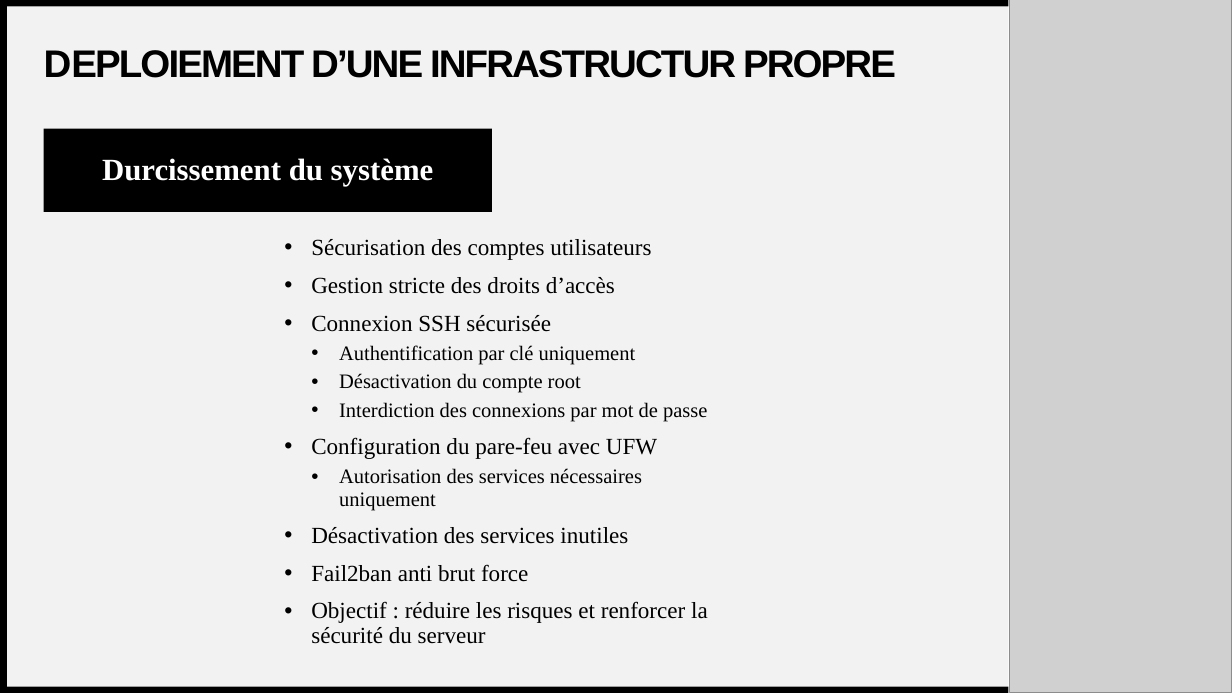
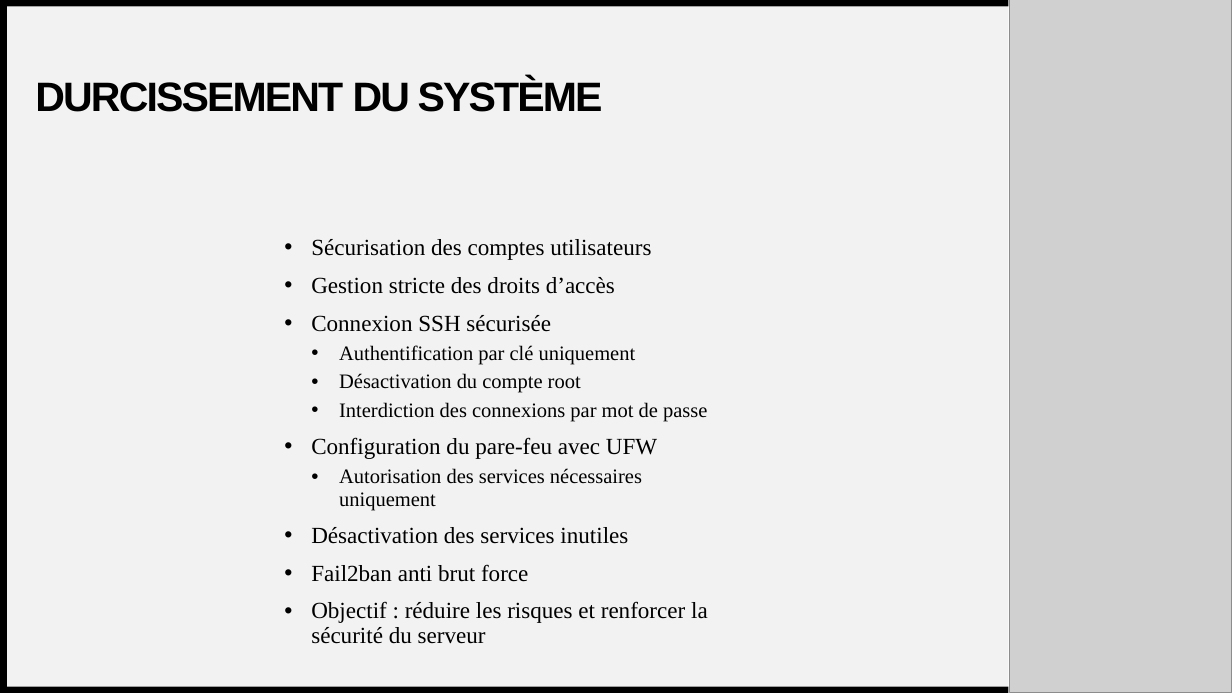
Before and after one commit to Virellon/Projet-Securite-SI, a slide deck: slide 6 of Presentation AEGIS PROJECT 0.pptx (slide 5 before the commit). Drawn at 1232x693 pixels with LibreOffice and Linux fonts; fonts in the diff are those of the drawing; grey boxes stand for pictures. Boxes give left, top, right and bottom in pixels: in the first picture for what was removed or moved away, otherwise in the second. Text is boxed around its words. In the diff, an @@ line names an element or a change of style, - is before the commit and + after.

```diff
--- a/Presentation AEGIS PROJECT 0.pptx
+++ b/Presentation AEGIS PROJECT 0.pptx
@@ title removed at (44, 50, 896, 78) @@
-DEPLOIEMENT D’UNE INFRASTRUCTUR PROPRE
@@ title at (35, 78, 603, 112): text changed; size 24 to 32 pt; font Times New Roman to Arial; text colour #FFFFFF to #000000 @@
-Durcissement du système
+DURCISSEMENT DU SYSTÈME
@@ title "DURCISSEMENT DU SYSTÈME": place and size @@
-title "DURCISSEMENT DU SYSTÈME" at (43, 128, 492, 212)
+title "DURCISSEMENT DU SYSTÈME" at (35, 78, 603, 112)
@@ title "DURCISSEMENT DU SYSTÈME" at (35, 78, 603, 112): fill #000000 to none @@
```
Also in this commit, not shown: 2 other slides changed, 1 slide added.
